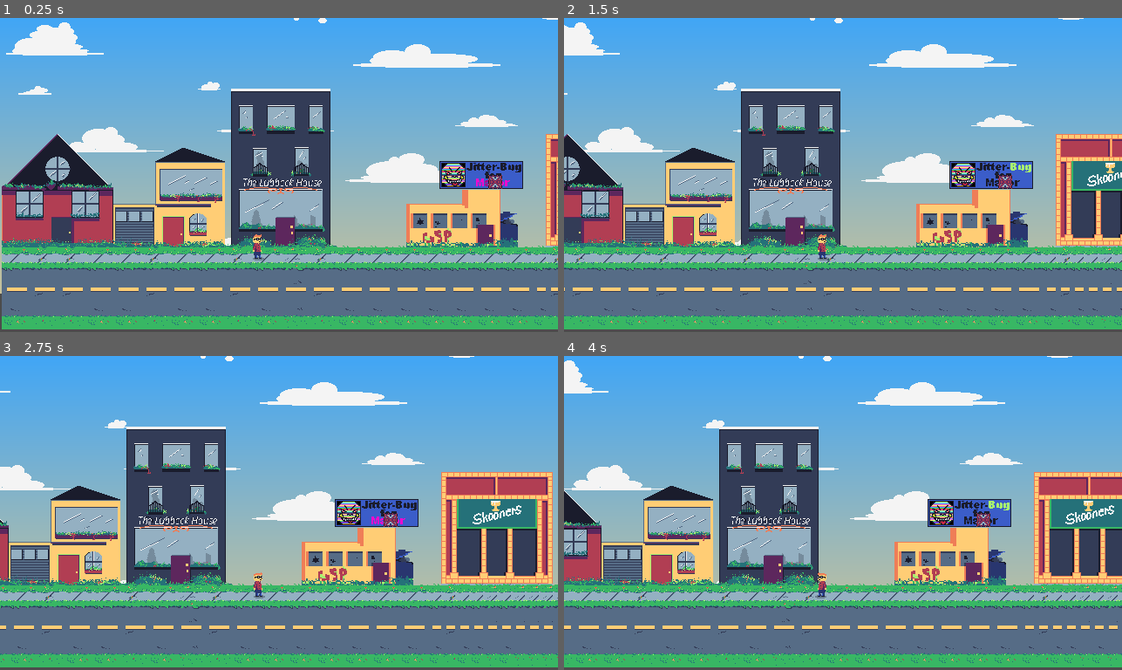
Above: before the commit, frames 1-4 (two rows, left to right).
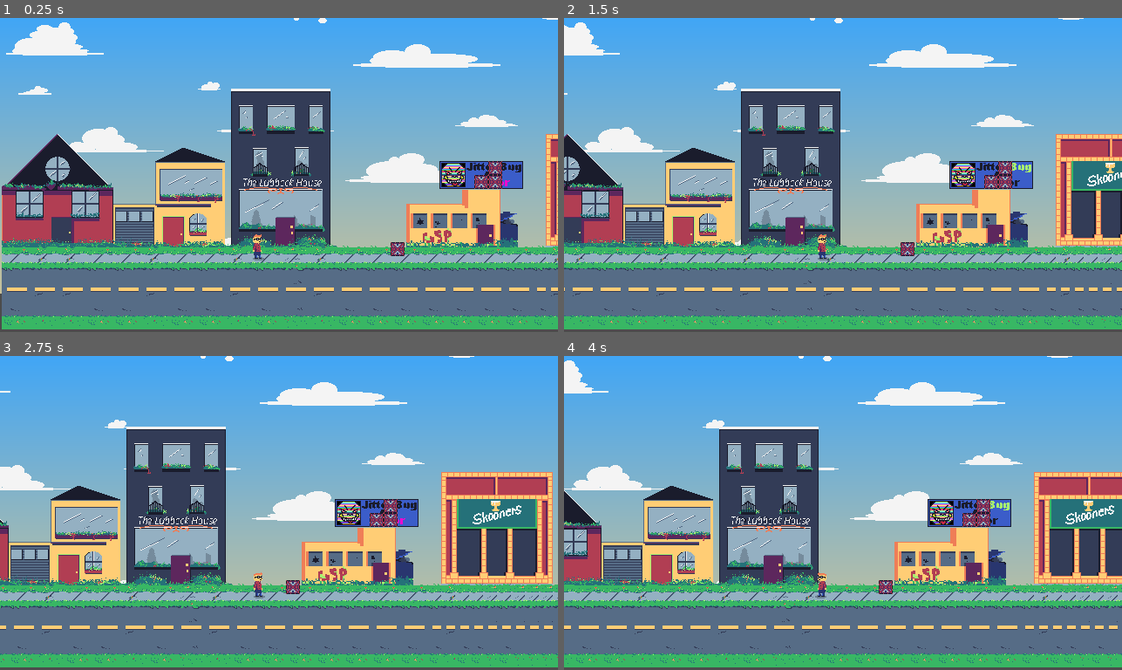
Above: after the commit, the same moments.

Repository: TylerZonies/GJ_SuperVictim
Game: Godot game, scene res://scenes/tilemaps.tscn
Same seed, same stepped clock (60 frames per second), same inputs: the game is played once before the commit and once after it. This scene is started directly instead of the project's main scene.
Inputs:
- Up to frame 1 (0.25 s): no input
- Up to frame 2 (1.5 s): hold D (right) 0.53-1.28 s; hold F (push) 0.53-1.28 s; hold S (down) from 1.28 s (still down); tap F (push) at 1.35 s
- Up to frame 3 (2.75 s): release S (down) at 2.03 s; hold D (right) from 2.03 s (still down); hold F (push) from 2.03 s (still down)
- Up to frame 4 (4 s): release D (right) at 2.78 s; release F (push) at 2.78 s; hold W (up) 2.78-3.53 s; tap F (push) at 2.85 s; hold A (left) from 3.53 s (still down); hold F (push) from 3.53 s (still down)

The runs differ from the first frame. In frame 1, 0.3% of the frame differs, in the area x 70-90%, y 45-76%; in frame 2, 0.3%, in the area x 60-81%, y 45-76%; in frame 3, 0.3%; in frame 4, 0.3%.

Commit message:
box shit

Diff:
--- a/SUPERVICTIM/assets/objects/box.tscn
+++ b/SUPERVICTIM/assets/objects/box.tscn
@@ -10,7 +10,7 @@
 script = ExtResource( 2 )
 
 [node name="box_obj" type="RigidBody2D" parent="."]
-collision_layer = 7
+collision_layer = 8
 collision_mask = 6
 mode = 1
 mass = 100.0
@@ -27,7 +27,7 @@
 [node name="floorcast" type="RayCast2D" parent="box_obj"]
 enabled = true
 cast_to = Vector2( 0, 12 )
-collision_mask = 6
+collision_mask = 14
 
 [node name="raycasts" type="Node2D" parent="box_obj"]
 
@@ -35,14 +35,17 @@
 rotation = 1.5708
 enabled = true
 cast_to = Vector2( 0, 12 )
+collision_mask = 8
 
 [node name="right" type="RayCast2D" parent="box_obj/raycasts"]
 rotation = -1.5708
 enabled = true
 cast_to = Vector2( 0, 12 )
+collision_mask = 8
 
 [node name="up" type="RayCast2D" parent="box_obj/raycasts"]
-rotation = 3.14159
+rotation = -3.14159
 enabled = true
 cast_to = Vector2( 0, 12 )
+collision_mask = 8
 [connection signal="body_shape_entered" from="box_obj" to="." method="_on_box_obj_body_shape_entered"]
--- a/SUPERVICTIM/scenes/main_char.tscn
+++ b/SUPERVICTIM/scenes/main_char.tscn
@@ -22,59 +22,59 @@
 
 [sub_resource type="AtlasTexture" id=5]
 atlas = ExtResource( 3 )
-region = Rect2( 64, 128, 32, 32 )
+region = Rect2( 32, 32, 32, 32 )
 
 [sub_resource type="AtlasTexture" id=6]
 atlas = ExtResource( 3 )
-region = Rect2( 0, 160, 32, 32 )
+region = Rect2( 64, 32, 32, 32 )
 
 [sub_resource type="AtlasTexture" id=7]
 atlas = ExtResource( 3 )
-region = Rect2( 32, 160, 32, 32 )
+region = Rect2( 0, 64, 32, 32 )
 
 [sub_resource type="AtlasTexture" id=8]
 atlas = ExtResource( 3 )
-region = Rect2( 64, 160, 32, 32 )
+region = Rect2( 32, 64, 32, 32 )
 
 [sub_resource type="AtlasTexture" id=9]
 atlas = ExtResource( 3 )
-region = Rect2( 32, 32, 32, 32 )
+region = Rect2( 64, 64, 32, 32 )
 
 [sub_resource type="AtlasTexture" id=10]
 atlas = ExtResource( 3 )
-region = Rect2( 64, 32, 32, 32 )
+region = Rect2( 0, 96, 32, 32 )
 
 [sub_resource type="AtlasTexture" id=11]
 atlas = ExtResource( 3 )
-region = Rect2( 0, 64, 32, 32 )
+region = Rect2( 32, 96, 32, 32 )
 
 [sub_resource type="AtlasTexture" id=12]
 atlas = ExtResource( 3 )
-region = Rect2( 32, 64, 32, 32 )
+region = Rect2( 64, 96, 32, 32 )
 
 [sub_resource type="AtlasTexture" id=13]
 atlas = ExtResource( 3 )
-region = Rect2( 64, 64, 32, 32 )
+region = Rect2( 0, 128, 32, 32 )
 
 [sub_resource type="AtlasTexture" id=14]
 atlas = ExtResource( 3 )
-region = Rect2( 0, 96, 32, 32 )
+region = Rect2( 32, 128, 32, 32 )
 
 [sub_resource type="AtlasTexture" id=15]
 atlas = ExtResource( 3 )
-region = Rect2( 32, 96, 32, 32 )
+region = Rect2( 64, 128, 32, 32 )
 
 [sub_resource type="AtlasTexture" id=16]
 atlas = ExtResource( 3 )
-region = Rect2( 64, 96, 32, 32 )
+region = Rect2( 0, 160, 32, 32 )
 
 [sub_resource type="AtlasTexture" id=17]
 atlas = ExtResource( 3 )
-region = Rect2( 0, 128, 32, 32 )
+region = Rect2( 32, 160, 32, 32 )
 
 [sub_resource type="AtlasTexture" id=18]
 atlas = ExtResource( 3 )
-region = Rect2( 32, 128, 32, 32 )
+region = Rect2( 64, 160, 32, 32 )
 
 [sub_resource type="SpriteFrames" id=19]
 animations = [ {
@@ -83,19 +83,19 @@
 "name": "idle",
 "speed": 10.0
 }, {
-"frames": [ SubResource( 5 ), SubResource( 6 ), SubResource( 7 ), SubResource( 8 ) ],
-"loop": true,
-"name": "fall",
-"speed": 10.0
-}, {
-"frames": [ SubResource( 9 ), SubResource( 10 ), SubResource( 11 ), SubResource( 12 ), SubResource( 13 ), SubResource( 14 ) ],
+"frames": [ SubResource( 5 ), SubResource( 6 ), SubResource( 7 ), SubResource( 8 ), SubResource( 9 ), SubResource( 10 ) ],
 "loop": true,
 "name": "walk",
 "speed": 10.0
 }, {
+"frames": [ SubResource( 11 ), SubResource( 12 ), SubResource( 13 ), SubResource( 14 ) ],
+"loop": true,
+"name": "jump",
+"speed": 10.0
+}, {
 "frames": [ SubResource( 15 ), SubResource( 16 ), SubResource( 17 ), SubResource( 18 ) ],
 "loop": true,
-"name": "jump",
+"name": "fall",
 "speed": 10.0
 } ]
 
@@ -105,12 +105,13 @@
 
 [node name="player" type="KinematicBody2D"]
 position = Vector2( 136.696, 67.0375 )
-collision_mask = 6
+collision_mask = 14
 script = ExtResource( 1 )
 
 [node name="Sprite" type="AnimatedSprite" parent="."]
 frames = SubResource( 19 )
 animation = "fall"
+frame = 1
 playing = true
 
 [node name="CollisionShape2D" type="CollisionShape2D" parent="."]
@@ -127,15 +128,16 @@
 position = Vector2( -2.174, 13.56 )
 enabled = true
 cast_to = Vector2( 0, 1 )
-collision_mask = 6
+collision_mask = 14
 
 [node name="platform_detector2" type="RayCast2D" parent="floor_raycasts"]
 position = Vector2( 3.643, 13.56 )
 enabled = true
 cast_to = Vector2( 0, 1 )
-collision_mask = 6
+collision_mask = 14
 
 [node name="object_detector" type="RayCast2D" parent="."]
 rotation = -1.5708
 enabled = true
 cast_to = Vector2( 0, 20 )
+collision_mask = 8
--- a/SUPERVICTIM/scenes/tilemaps.tscn
+++ b/SUPERVICTIM/scenes/tilemaps.tscn
@@ -214,9 +214,20 @@
 
 [node name="Parrali" parent="." instance=ExtResource( 5 )]
 
-[node name="box" parent="." instance=ExtResource( 10 )]
+[node name="cars" type="Node2D" parent="."]
+
+[node name="Node2D" type="Node2D" parent="cars"]
+
+[node name="boxes" type="Node2D" parent="."]
+
+[node name="box" parent="boxes" instance=ExtResource( 10 )]
+position = Vector2( 550.464, 23.672 )
+
+[node name="box3" parent="boxes" instance=ExtResource( 10 )]
+position = Vector2( 566.464, 7.672 )
+
+[node name="box4" parent="boxes" instance=ExtResource( 10 )]
+position = Vector2( 454.464, 94.0853 )
+
+[node name="box2" parent="boxes" instance=ExtResource( 10 )]
 position = Vector2( 566.464, 23.672 )
-
-[node name="cars" type="Node2D" parent="."]
-
-[node name="Node2D" type="Node2D" parent="cars"]
--- a/SUPERVICTIM/scripts/obj_scripts/box.gd
+++ b/SUPERVICTIM/scripts/obj_scripts/box.gd
@@ -7,6 +7,7 @@
 const UP = Vector2(0,-1)
 
 
+onready var raycasts = get_node("box_obj/raycasts")
 onready var floor_cast = get_node("box_obj/floorcast")
 onready var body = get_node("box_obj")
 
@@ -18,7 +19,7 @@
 	position += velocity
 func push_object(dir):
 	position.x += dir
-
+	check_collider()
 func check_on_floor():
 	if floor_cast.is_colliding():
 		return true
@@ -31,3 +32,10 @@
 		velocity.y += fall_speed * delta
 	else:
 		velocity.y = 0
+func check_collider():
+	for i in raycasts.get_children():
+		if i.is_colliding():
+			var obj = i.get_collider()
+			if obj.get_parent() != body:
+				if obj.get_parent().is_in_group("moveable"):
+					print(obj)
